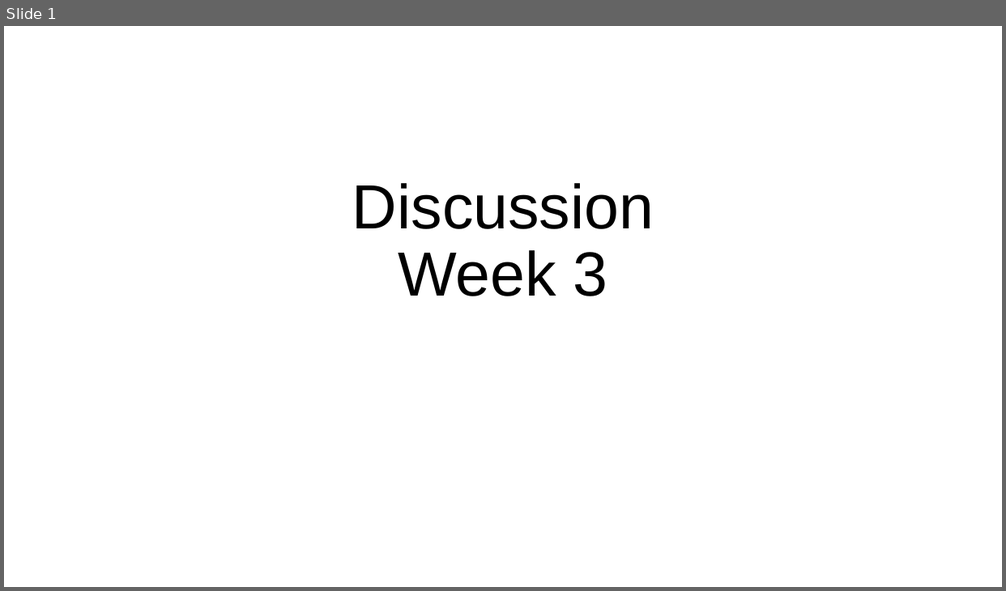
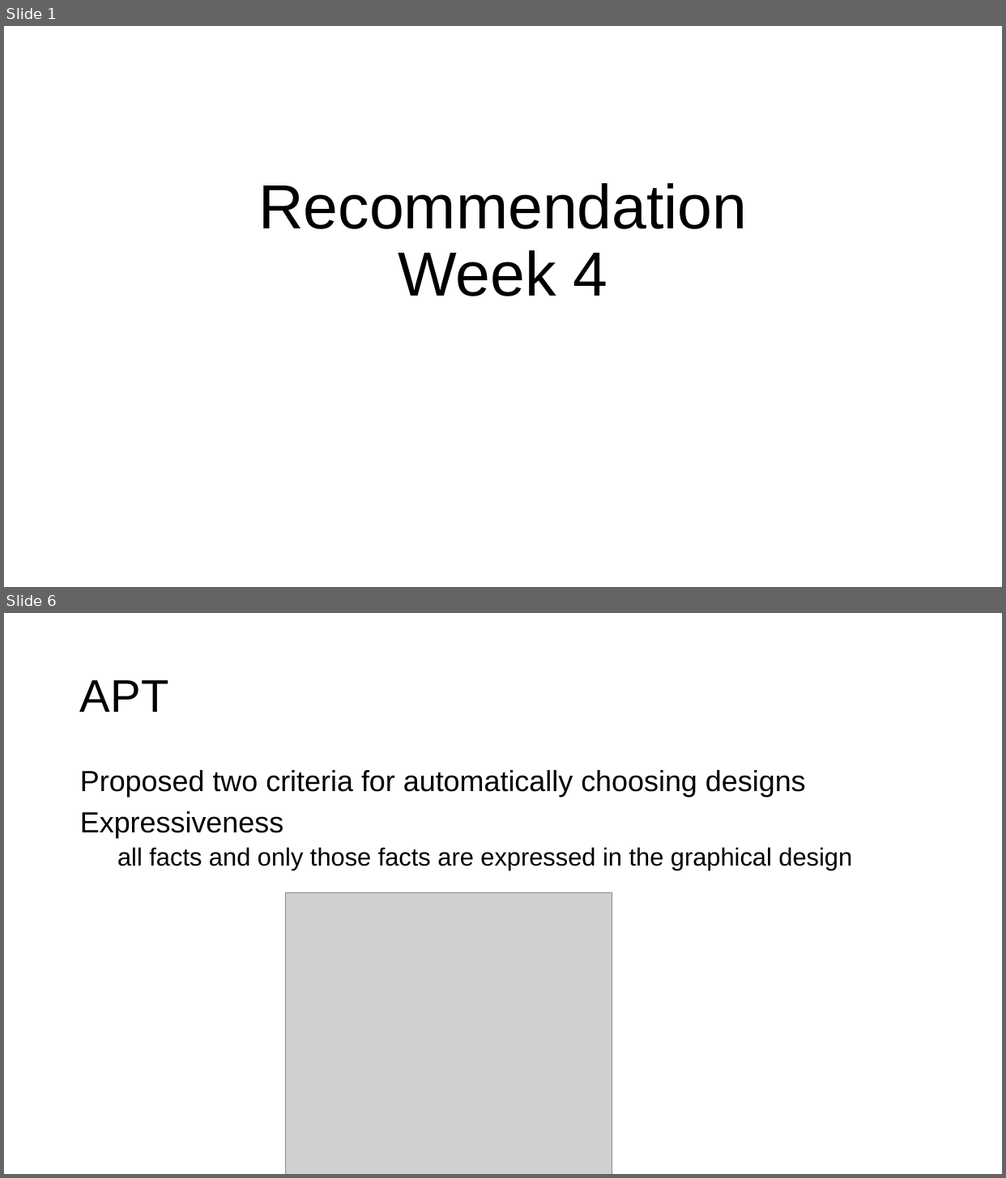
Before and after one commit to columbiaviz/columbiaviz.github.io, a slide deck: 2020s_w6998/lecs/04_rec.pptx. Shown one above the other, each under a label of ours: slide 1 before the commit, slides 1 and 6 after it; the slides between them are not shown. The pictures are 1006x591 and 1006x1178 pixels, drawn with LibreOffice and Linux fonts; fonts in the diff are those of the drawing; grey boxes stand for pictures. Boxes give left, top, right and bottom in pixels: in the first picture for what was removed or moved away, otherwise in the second. Text is boxed around its words. In the diff, an @@ line names an element or a change of style, - is before the commit and + after.

```diff
--- a/2020s_w6998/lecs/04_rec.pptx
+++ b/2020s_w6998/lecs/04_rec.pptx
@@ slide 6 added at bbox=[4, 613, 1002, 1174], background #FFFFFF @@
@@ title added at bbox=[80, 680, 169, 712], 44 pt, text #000000 @@
+APT
@@ text added at bbox=[80, 770, 852, 871], 28 pt, text #000000 @@
+Proposed two criteria for automatically choosing designs
+Expressiveness
+  all facts and only those facts are expressed in the graphical design
@@ picture added at bbox=[286, 893, 612, 1174] @@
@@ slide 1 changed as well @@
@@ title at bbox=[258, 183, 747, 297]: text changed @@
-Discussion
-Week 3
+Recommendation
+Week 4
```
Also in this commit, not shown: 1 other slide changed, 18 other slides added.
